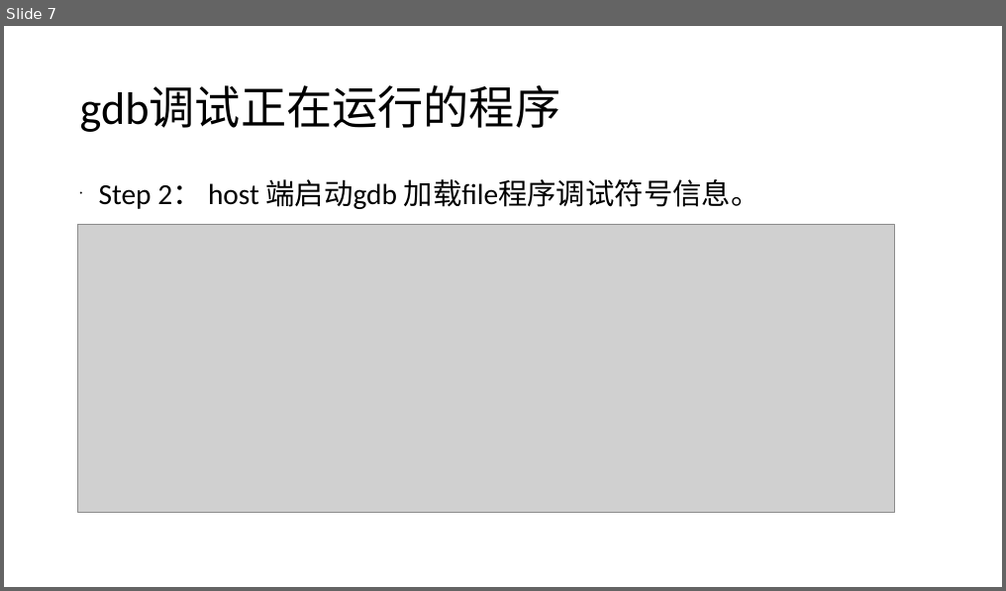
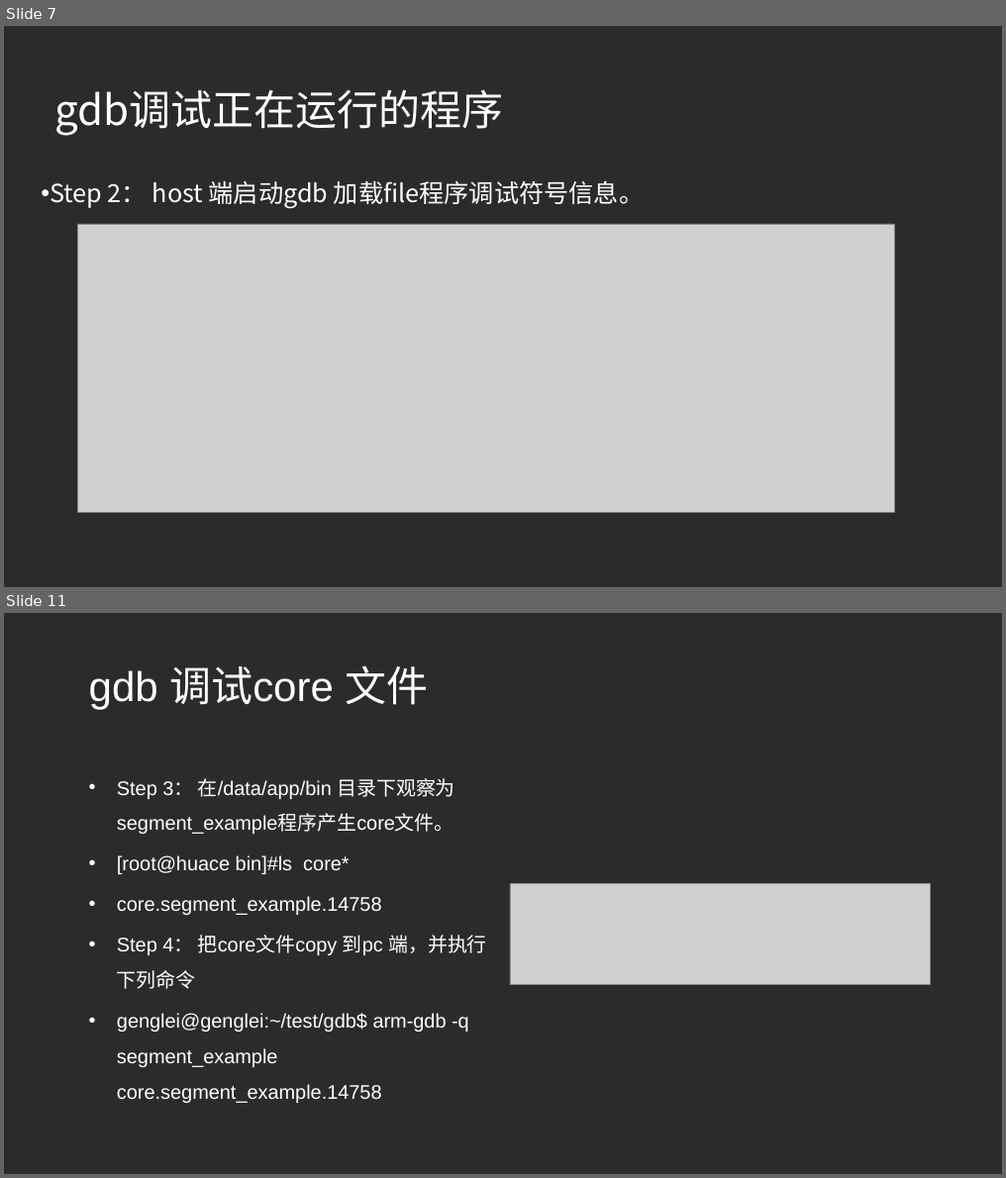
Before and after one commit to beyondforever1993/TestCode, a slide deck: linux调试工具.ppt. Shown one above the other, each under a label of ours: slide 7 before the commit, slides 7 and 11 after it; the slides between them are not shown. The pictures are 1006x591 and 1006x1178 pixels, drawn with LibreOffice and Linux fonts; fonts in the diff are those of the drawing; grey boxes stand for pictures; background and template pictures are left out; a plain dark background stands for a picture behind light text. Boxes give left, top, right and bottom in pixels: in the first picture for what was removed or moved away, otherwise in the second. Text is boxed around its words. In the diff, an @@ line names an element or a change of style, - is before the commit and + after.

```diff
--- a/linux调试工具.ppt
+++ b/linux调试工具.ppt
@@ slide 11 added at [4, 613, 1002, 1174], background picture (left out) @@
@@ title added at [89, 665, 429, 710], 40 pt, text #FFFFFF @@
+gdb 调试core 文件
@@ text added at [117, 778, 487, 1103], 19 pt, text #FFFFFF @@
+• Step 3： 在/data/app/bin 目录下观察为segment_example程序产生core文件。
+• [root@huace bin]#ls core*
+• core.segment_example.14758
+• Step 4： 把core文件copy 到pc 端，并执行下列命令
+• genglei@genglei:~/test/gdb$ arm-gdb -q segment_example core.segment_example.14758
@@ picture added at [510, 884, 930, 985] @@
@@ slide 7 changed as well @@
@@ background #FFFFFF to picture (left out) @@
@@ title "gdb调试正在运行的程序": place and size @@
-title "gdb调试正在运行的程序" at [80, 86, 561, 132]
+title "gdb调试正在运行的程序" at [55, 89, 504, 136]
@@ title "gdb调试正在运行的程序" at [55, 89, 504, 136]: size 44 to 40 pt, font Calibri to Noto Sans CJK SC, text colour #000000 to #FFFFFF; line spacing 0.9 to 1 @@
@@ text "Step 2： host 端启动gdb 加载file程序调试符号信息。": place and size @@
-text "Step 2： host 端启动gdb 加载file程序调试符号信息。" at [99, 179, 760, 209]
+text "Step 2： host 端启动gdb 加载file程序调试符号信息。" at [50, 180, 644, 209]
@@ text "Step 2： host 端启动gdb 加载file程序调试符号信息。" at [50, 180, 644, 209]: size 28 to 24 pt, font Calibri to Noto Sans CJK SC, text colour #000000 to #FFFFFF; indent changed; line spacing 0.9 to 1; less space between paragraphs; bullet colour #000000 to #FFFFFF @@
```
Also in this commit, not shown: 6 other slides changed, 4 other slides added.
